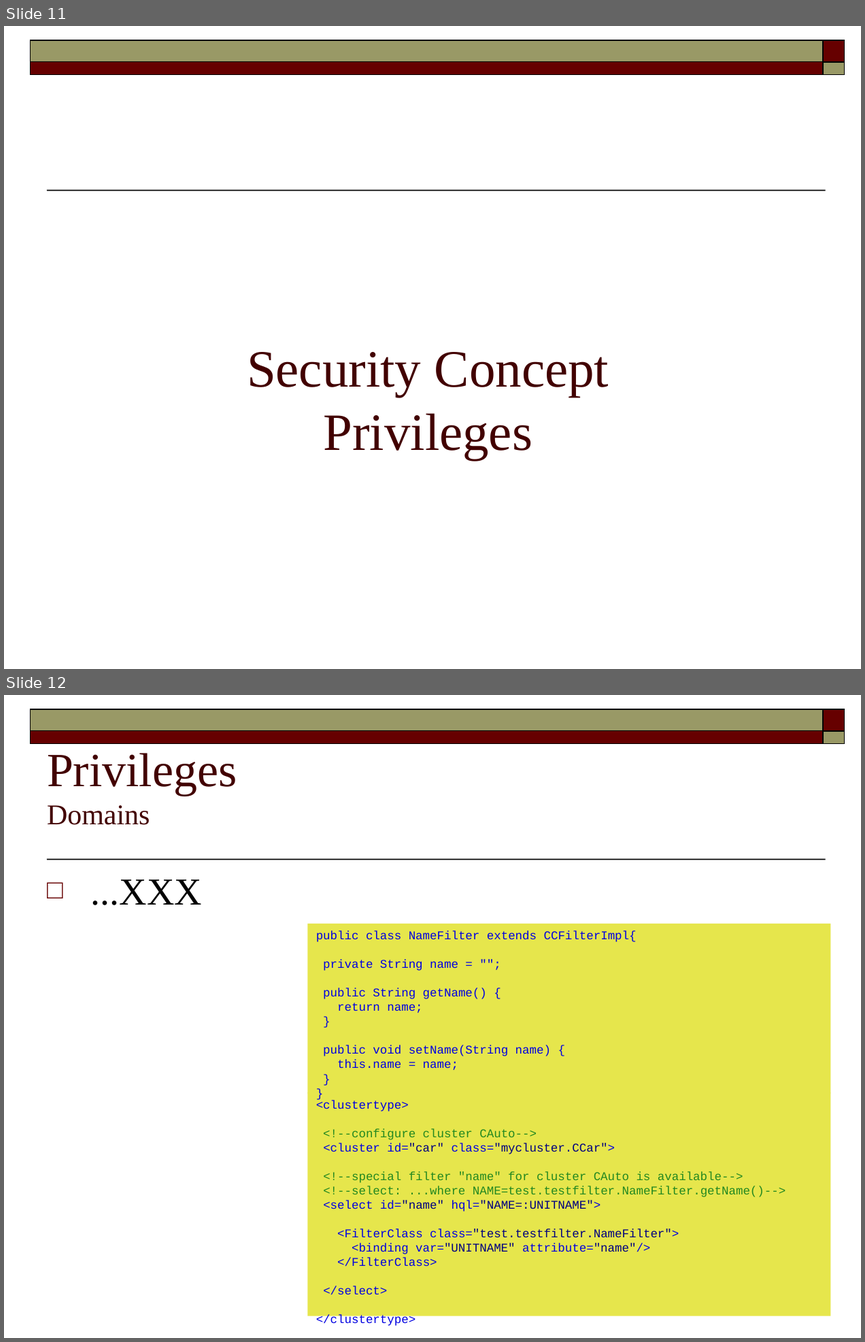
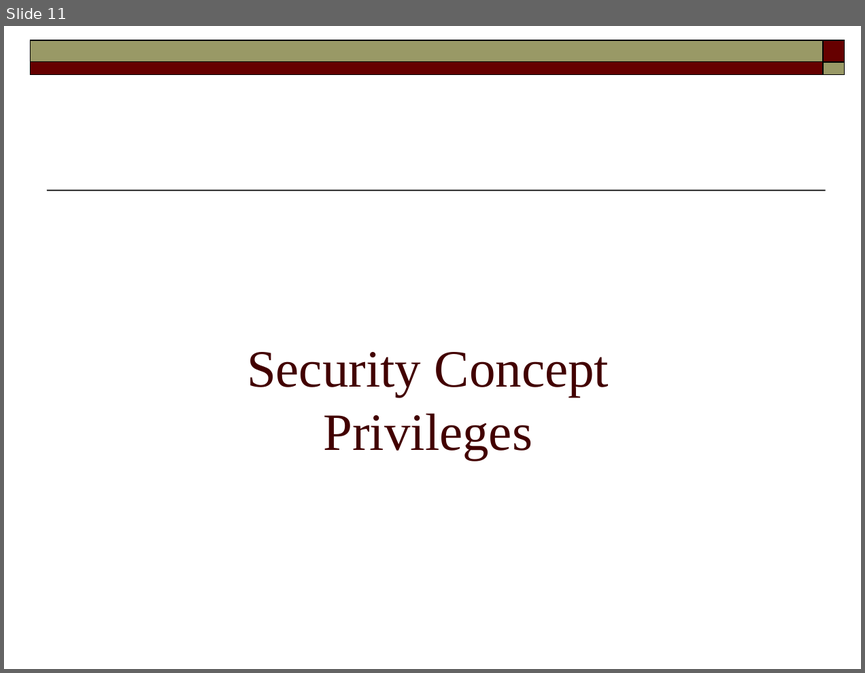
Before and after one commit to FaKod/JDBCluster, a slide deck: JDBCluster/Doc/MetaPersistence.odp. Shown one above the other, each under a label of ours: slides 11 and 12 before the commit, slide 11 after it. The pictures are 865x1342 and 865x673 pixels, drawn with LibreOffice and Linux fonts; fonts in the diff are those of the drawing. Boxes give left, top, right and bottom in pixels: in the first picture for what was removed or moved away, otherwise in the second. Text is boxed around its words. In the diff, an @@ line names an element or a change of style, - is before the commit and + after.

```diff
--- a/JDBCluster/Doc/MetaPersistence.odp
+++ b/JDBCluster/Doc/MetaPersistence.odp
@@ slide 12 removed at (x1=4, y1=695, x2=861, y2=1338), background #FFFFFF; not listed: 5 template elements that a slide beside it also shows @@
@@ title removed at (x1=47, y1=753, x2=237, y2=825) @@
-Privileges
-Domains
@@ text removed at (x1=91, y1=879, x2=202, y2=905) @@
-□ ...XXX
@@ rectangle removed at (x1=307, y1=923, x2=830, y2=1093) @@
-public class NameFilter extends CCFilterImpl{
-private String name = "";
-public String getName() {
-return name;
-}
-public void setName(String name) {
-this.name = name;
-}
-}
@@ rectangle removed at (x1=307, y1=1093, x2=830, y2=1317) @@
-<clustertype>
-<!--configure cluster CAuto-->
-<cluster id="car" class="mycluster.CCar">
-<!--special filter "name" for cluster CAuto is available-->
-<!--select: ...where NAME=test.testfilter.NameFilter.getName()-->
-<select id="name" hql="NAME=:UNITNAME">
-<FilterClass class="test.testfilter.NameFilter">
-<binding var="UNITNAME" attribute="name"/>
-</FilterClass>
-</select>
-</clustertype>
```
Also in this commit, not shown: 2 slides changed, 4 slides added, 4 other slides removed.
